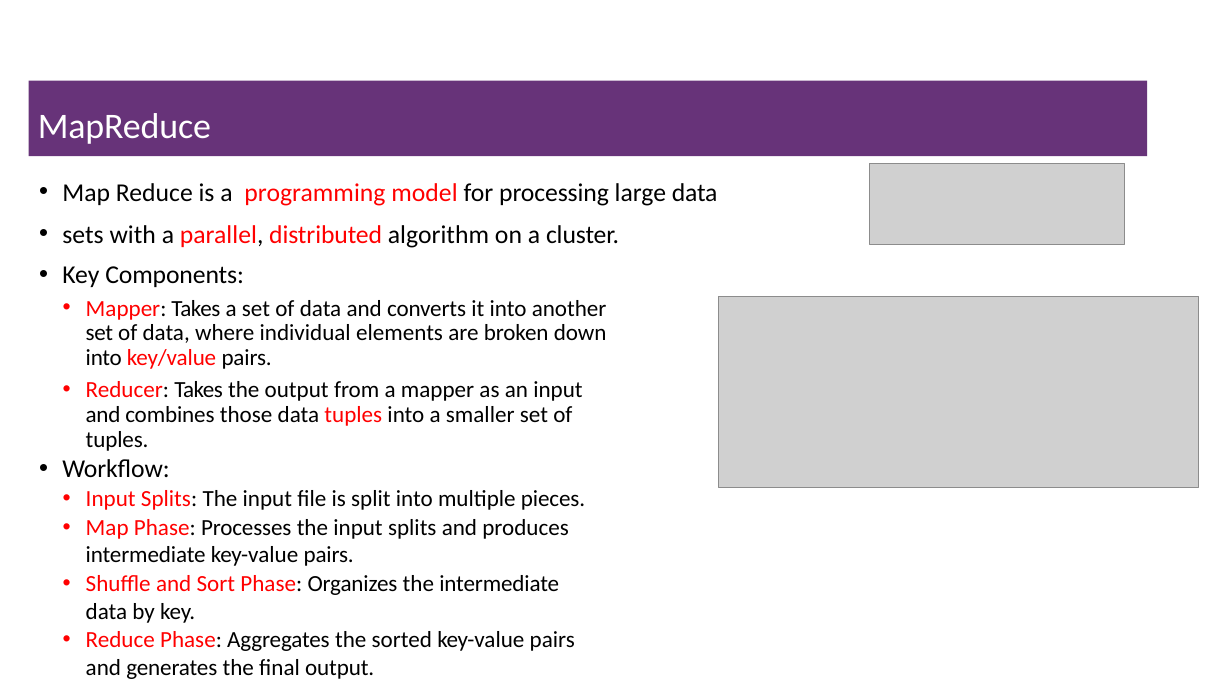
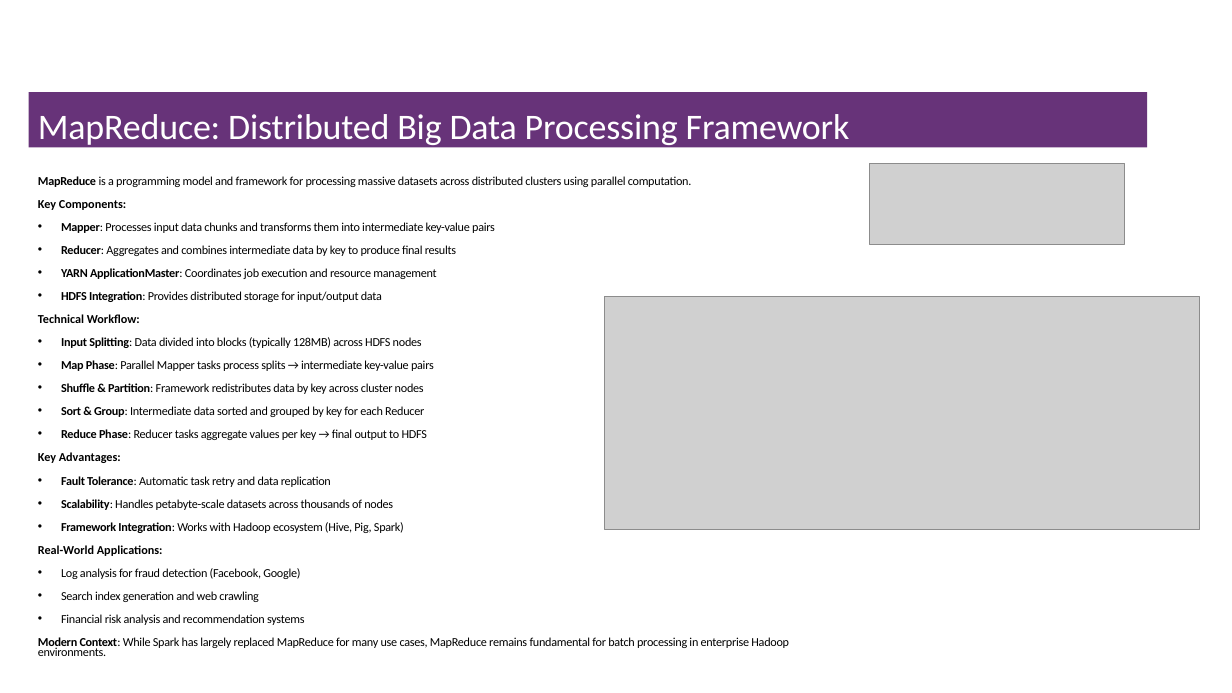
Before and after one commit to msfasha/307401-Big-Data, a slide deck: slide 12 of 20243/section_2_introduction_to_hadoop_eco_system/2-Introduction to Hadoop Eco System.pptx (slide 11 before the commit). Drawn at 1232x693 pixels with LibreOffice and Linux fonts; fonts in the diff are those of the drawing; grey boxes stand for pictures; background and template pictures are left out. Boxes give left, top, right and bottom in pixels: in the first picture for what was removed or moved away, otherwise in the second. Text is boxed around its words. In the diff, an @@ line names an element or a change of style, - is before the commit and + after.

Commit message:
update hadoop echo system

```diff
--- a/20243/section_2_introduction_to_hadoop_eco_system/2-Introduction to Hadoop Eco System.pptx
+++ b/20243/section_2_introduction_to_hadoop_eco_system/2-Introduction to Hadoop Eco System.pptx
@@ title "MapReduce: Distributed Big Data Processing ...": place and size @@
-title "MapReduce: Distributed Big Data Processing ..." at [29, 80, 1148, 156]
+title "MapReduce: Distributed Big Data Processing ..." at [29, 92, 1148, 148]
@@ title at [38, 114, 850, 149]: text changed @@
-MapReduce
+MapReduce: Distributed Big Data Processing Framework
@@ text at [38, 176, 692, 187]: text changed; size 20 to 9.5 pt @@
-• Map Reduce is a programming model for processing large data
-• sets with a parallel, distributed algorithm on a cluster.
+MapReduce is a programming model and framework for processing massive datasets across distributed clusters using parallel computation.
@@ text at [38, 200, 126, 210]: size 20 to 9.5 pt, bold on in "Key Components:"; letter spacing -0.1 to 0 pt in "Components:"; bullet • to none; line spacing 1 to 0.7; more space between paragraphs @@
@@ text at [38, 222, 789, 656]: text changed; size 18 to 9.5 pt @@
-  • Mapper: Takes a set of data and converts it into another set of data, where individual elements are broken down into key/value pairs.
-  • Reducer: Takes the output from a mapper as an input and combines those data tuples into a smaller set of tuples.
-• Workflow:
-  • Input Splits: The input file is split into multiple pieces.
-  • Map Phase: Processes the input splits and produces intermediate key-value pairs.
-  • Shuffle and Sort Phase: Organizes the intermediate data by key.
-  • Reduce Phase: Aggregates the sorted key-value pairs and generates the final output.
+• Mapper: Processes input data chunks and transforms them into intermediate key-value pairs
+• Reducer: Aggregates and combines intermediate data by key to produce final results
+• YARN ApplicationMaster: Coordinates job execution and resource management
+• HDFS Integration: Provides distributed storage for input/output data
+Technical Workflow:
+• Input Splitting: Data divided into blocks (typically 128MB) across HDFS nodes
+• Map Phase: Parallel Mapper tasks process splits → intermediate key-value pairs
+• Shuffle & Partition: Framework redistributes data by key across cluster nodes
+• Sort & Group: Intermediate data sorted and grouped by key for each Reducer
+• Reduce Phase: Reducer tasks aggregate values per key → final output to HDFS
+Key Advantages:
+• Fault Tolerance: Automatic task retry and data replication
+• Scalability: Handles petabyte-scale datasets across thousands of nodes
+• Framework Integration: Works with Hadoop ecosystem (Hive, Pig, Spark)
+Real-World Applications:
+• Log analysis for fraud detection (Facebook, Google)
+• Search index generation and web crawling
+• Financial risk analysis and recommendation systems
+Modern Context: While Spark has largely replaced MapReduce for many use cases, MapReduce remains fundamental for batch processing in enterprise Hadoop environments.
@@ picture: place and size @@
-picture at [718, 297, 1199, 487]
+picture at [604, 297, 1199, 530]
```
Also in this commit, not shown: 4 other slides changed, 5 slides added, 3 slides removed, 2 other files.
